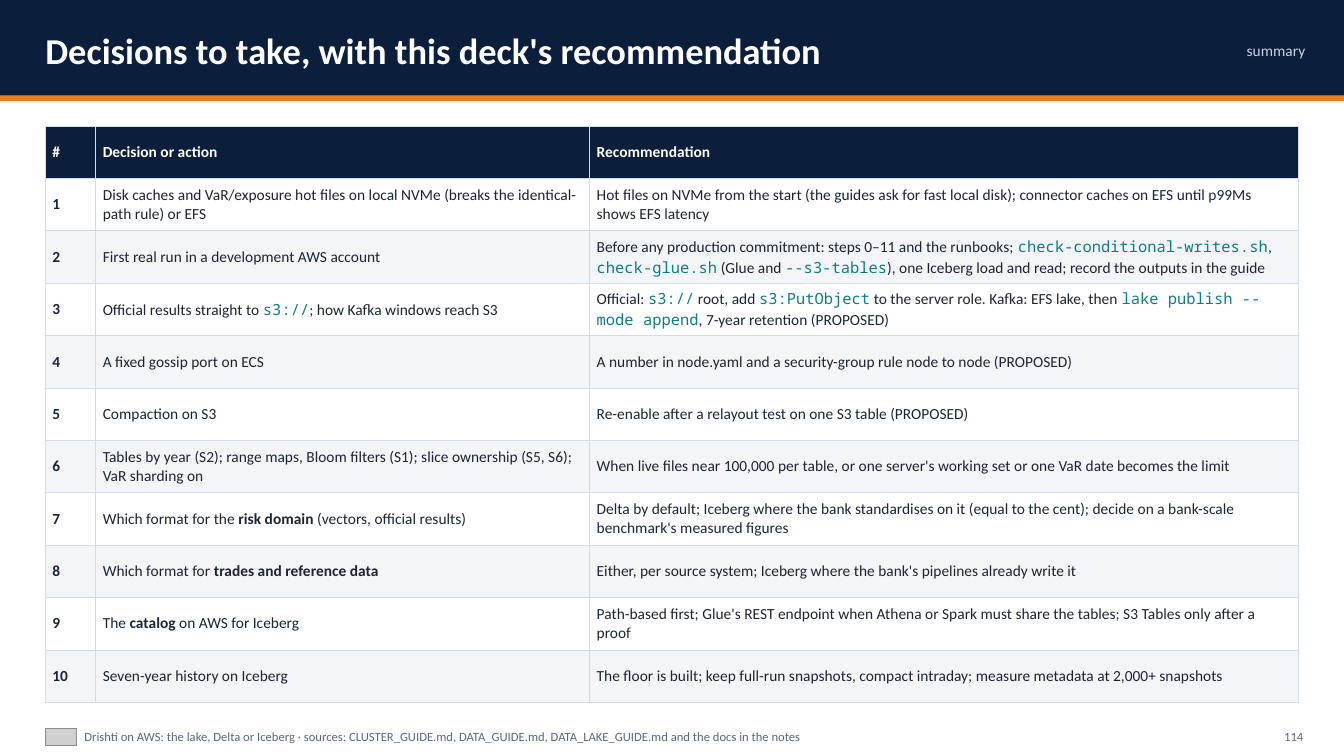
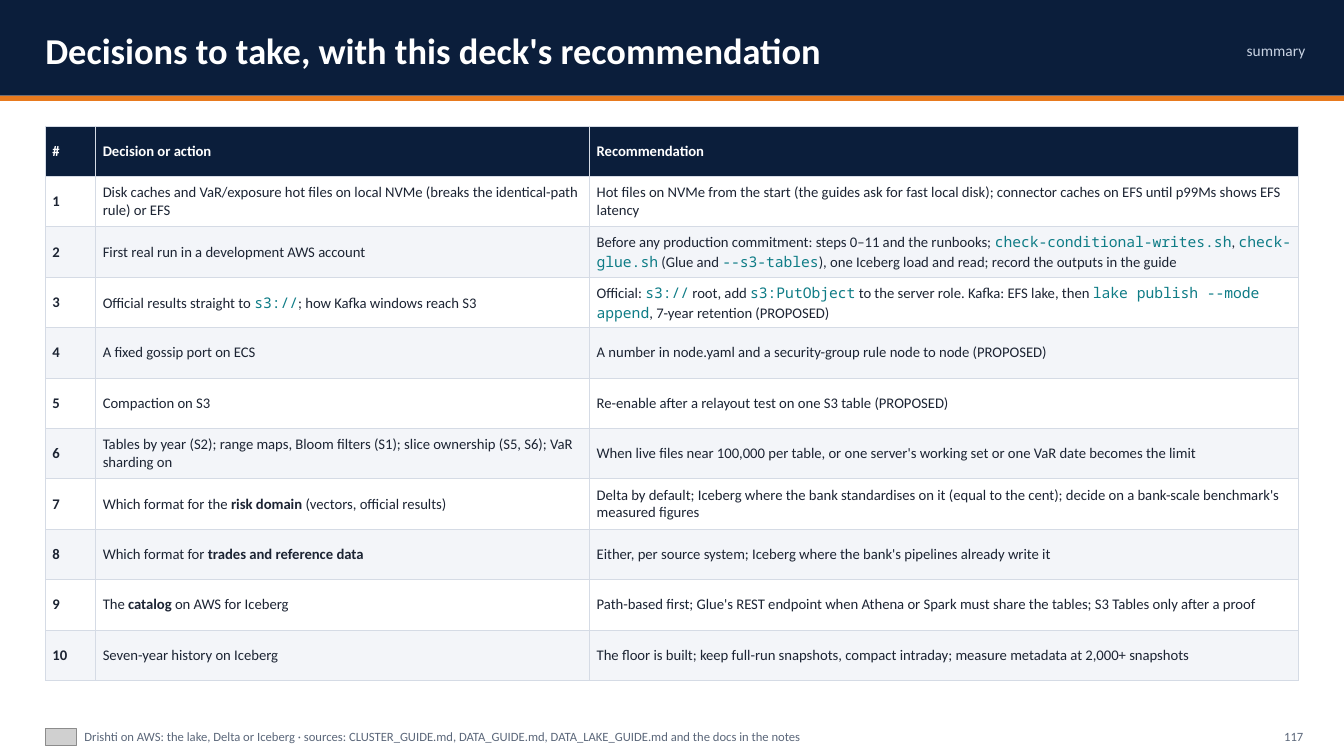
Before and after one commit to ajsinha/drishti, a slide deck: slide 117 of docs/publications/Drishti-on-AWS.pptx (slide 114 before the commit). Drawn at 1344x756 pixels with LibreOffice and Linux fonts; fonts in the diff are those of the drawing; grey boxes stand for pictures. Boxes give left, top, right and bottom in pixels: in the first picture for what was removed or moved away, otherwise in the second. Text is boxed around its words. In the diff, an @@ line names an element or a change of style, - is before the commit and + after.

Commit message:
Decks: slogan pair, live results and blotters, source systems, Pack designer modes, storage parity and retention, the top bar; AWS titles and table fit

```diff
--- a/docs/publications/Drishti-on-AWS.pptx
+++ b/docs/publications/Drishti-on-AWS.pptx
@@ table at <box>45,126,1299,681</box> @@
@@ size 11 to 10.5 pt @@
@@ text at <box>1284,733,1303,741</box>: text changed @@
-114
+117
```
Also in this commit, not shown: 53 other slides changed, 3 slides added, 5 other files.
